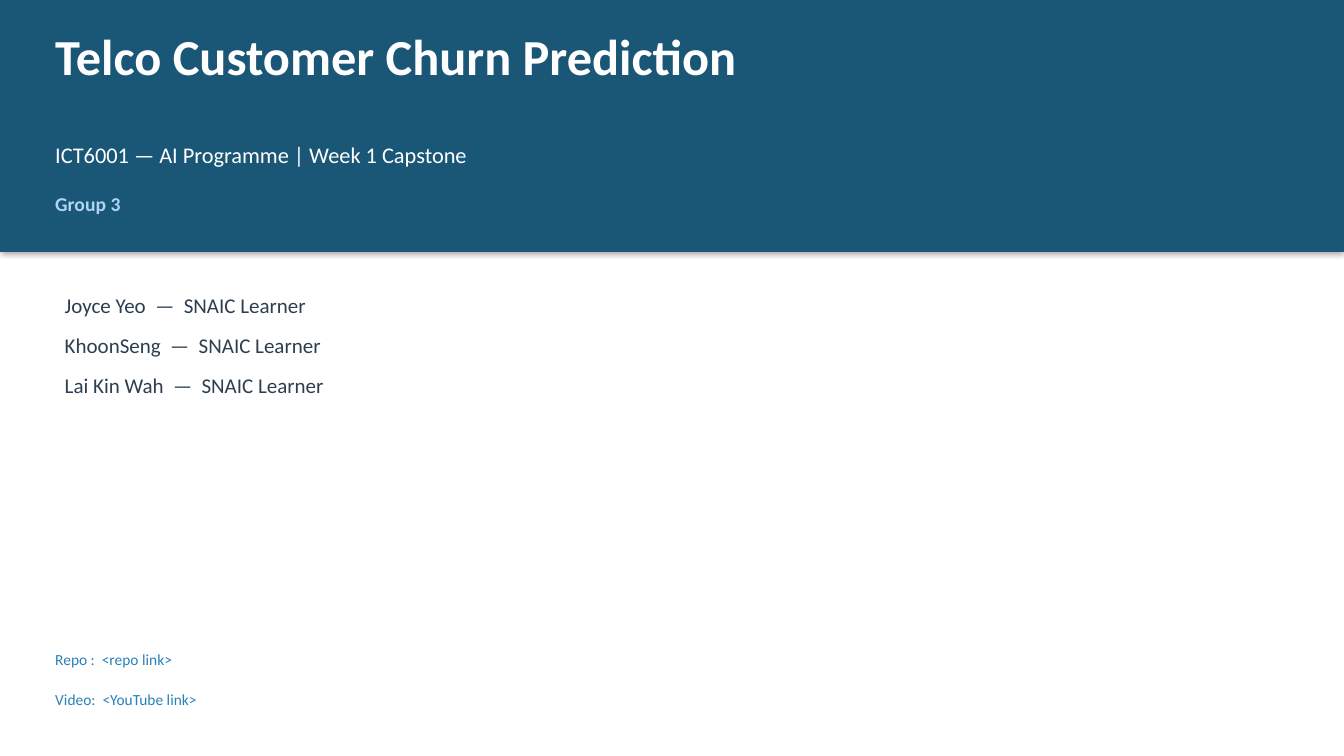
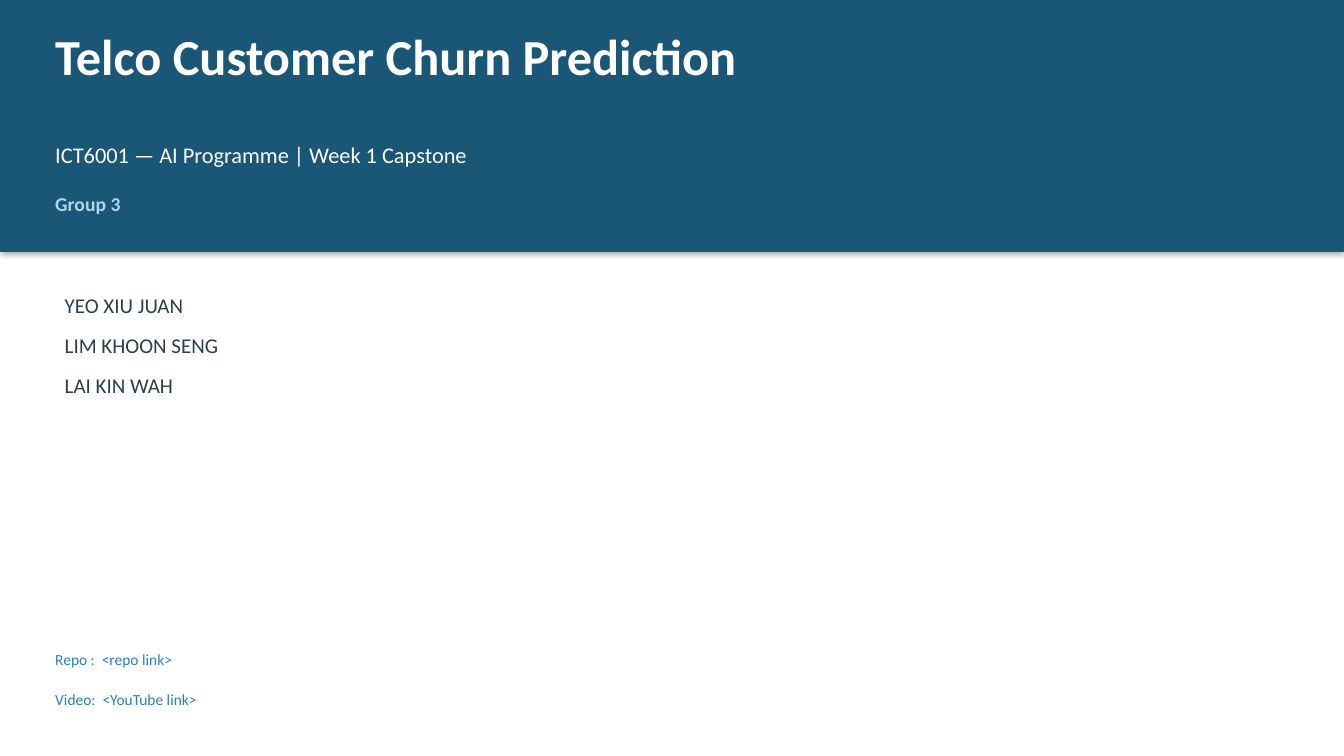
Before and after one commit to kinwahlai/SNAIC_AI_Program_Labs, a slide deck: slide 1 of Week 1/Wk1_Capstone/group3.pptx. Drawn at 1344x756 pixels with LibreOffice and Linux fonts; fonts in the diff are those of the drawing. Boxes give left, top, right and bottom in pixels: in the first picture for what was removed or moved away, otherwise in the second. Text is boxed around its words. In the diff, an @@ line names an element or a change of style, - is before the commit and + after.

```diff
--- a/Week 1/Wk1_Capstone/group3.pptx
+++ b/Week 1/Wk1_Capstone/group3.pptx
@@ text at [65, 299, 183, 313]: text changed @@
-Joyce Yeo — SNAIC Learner
+YEO XIU JUAN
@@ text at [65, 339, 218, 353]: text changed @@
-KhoonSeng — SNAIC Learner
+LIM KHOON SENG
@@ text at [65, 379, 173, 393]: text changed @@
-Lai Kin Wah — SNAIC Learner
+LAI KIN WAH
```
Also in this commit, not shown: 1 other slide changed, 1 other file.
